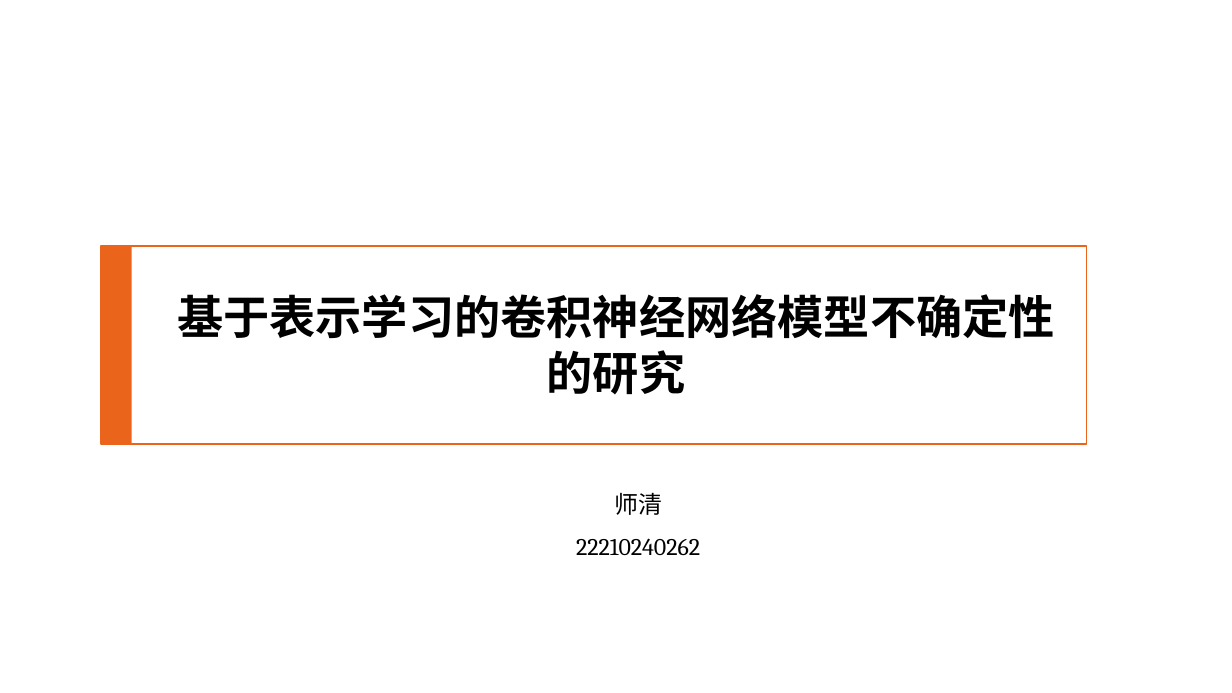
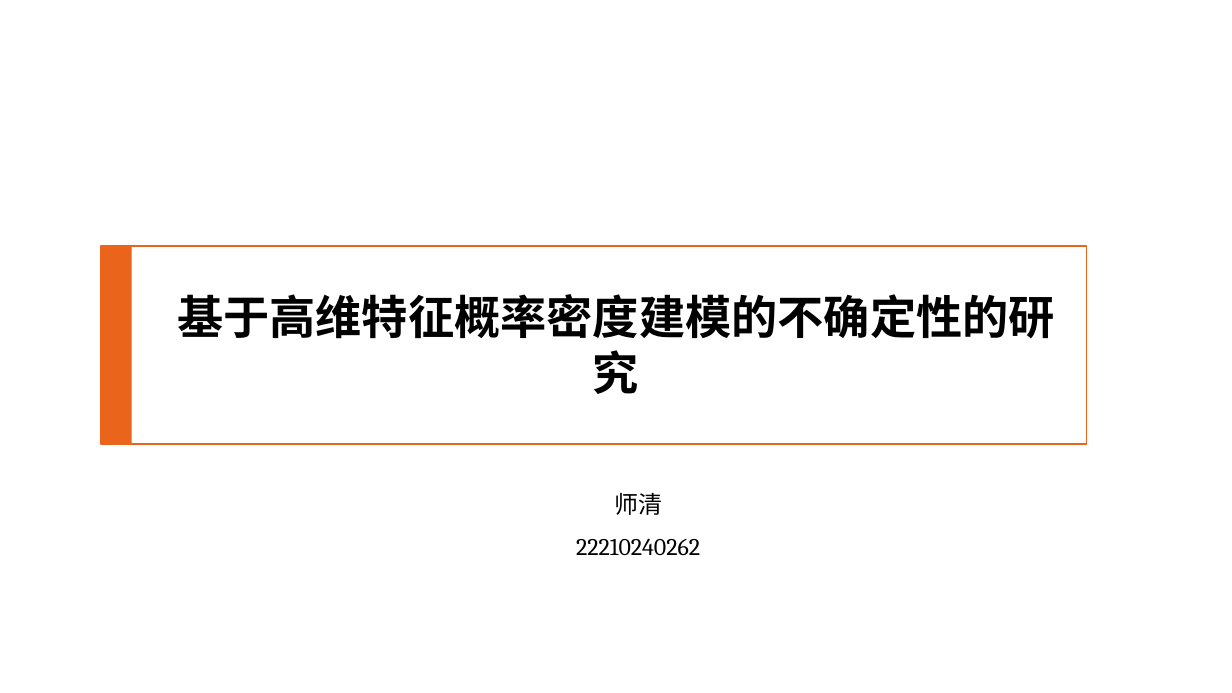
Before and after one commit to buyizhiyou/YYMUncertainty, a slide deck: slide 1 of pre/dum_pre.pptx. Drawn at 1232x693 pixels with LibreOffice and Linux fonts; fonts in the diff are those of the drawing; background and template pictures are left out. Boxes give left, top, right and bottom in pixels: in the first picture for what was removed or moved away, otherwise in the second. Text is boxed around its words. In the diff, an @@ line names an element or a change of style, - is before the commit and + after.

```diff
--- a/pre/dum_pre.pptx
+++ b/pre/dum_pre.pptx
@@ title at <box>177,294,1055,394</box>: text changed @@
-基于表示学习的卷积神经网络模型不确定性的研究
+基于高维特征概率密度建模的不确定性的研究
```
Also in this commit, not shown: 5 other slides changed, 7 slides added, 2 slides removed, 14 other files.
